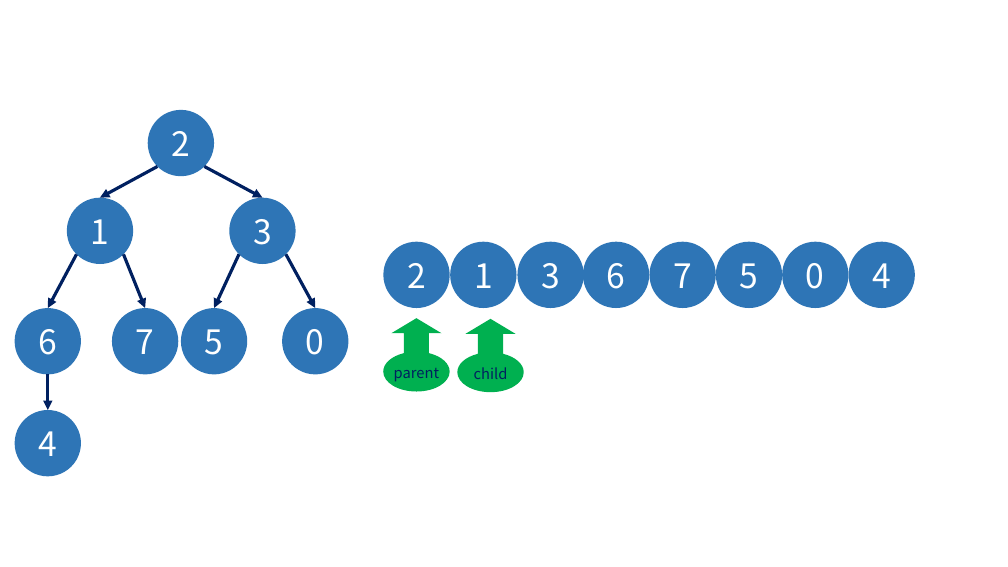
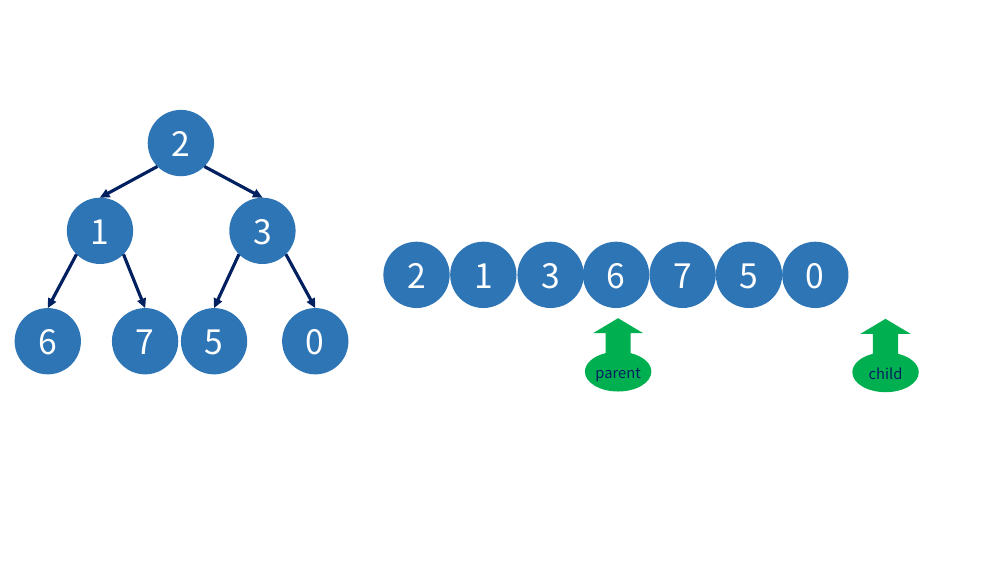
Before and after one commit to grayondream/algorithm-forth, a slide deck: slide 15 of ppt/sort.pptx. Drawn at 1008x567 pixels with LibreOffice and Linux fonts; fonts in the diff are those of the drawing. Boxes give left, top, right and bottom in pixels: in the first picture for what was removed or moved away, otherwise in the second. Text is boxed around its words. In the diff, an @@ line names an element or a change of style, - is before the commit and + after.

```diff
--- a/ppt/sort.pptx
+++ b/ppt/sort.pptx
@@ ellipse removed at box(848, 242, 915, 309) @@
-4
@@ freeform shape "parent": place and size @@
-freeform shape "parent" at box(383, 318, 450, 392)
+freeform shape "parent" at box(585, 318, 652, 392)
@@ freeform shape "child": place and size @@
-freeform shape "child" at box(457, 319, 524, 392)
+freeform shape "child" at box(852, 319, 919, 392)
@@ arrow removed from (48, 374) to (48, 410) @@
@@ ellipse removed at box(14, 410, 81, 476) @@
-4
```
Also in this commit, not shown: 1 slide added, 2 other files.
